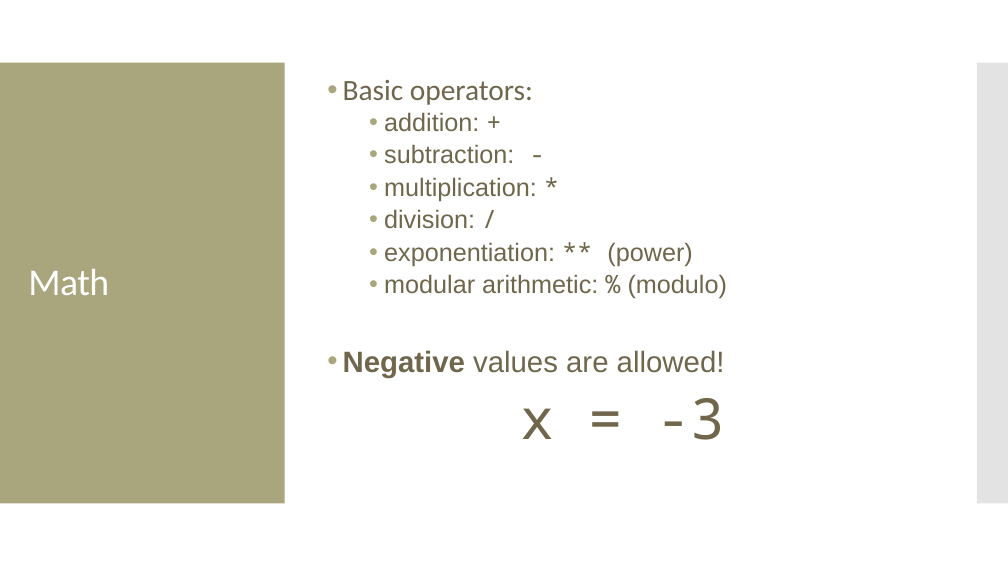
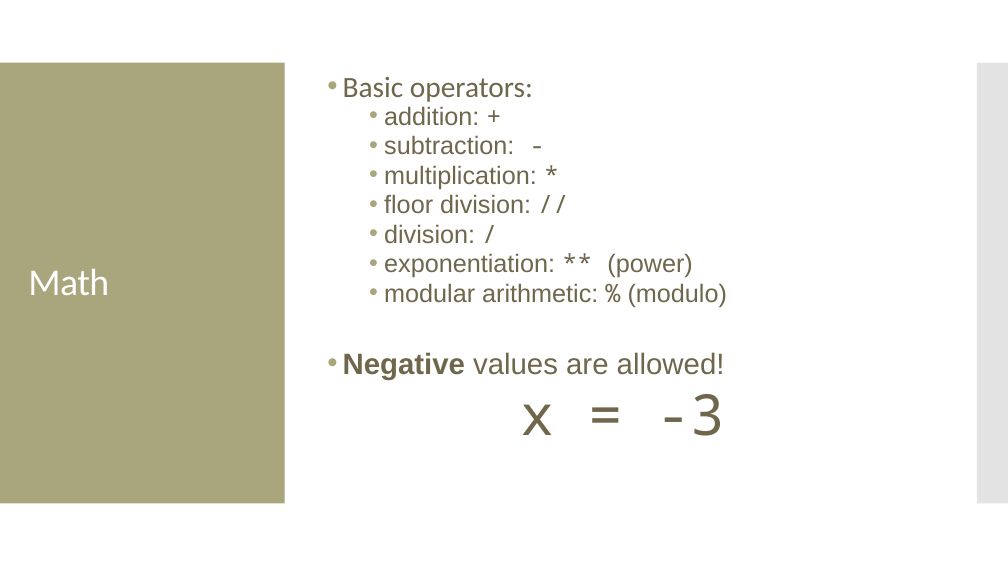
Before and after one commit to amosca01/CAIS117-S24, a slide deck: slide 14 of slides/06-numbers.pptx. Drawn at 1008x567 pixels with LibreOffice and Linux fonts; fonts in the diff are those of the drawing. Boxes give left, top, right and bottom in pixels: in the first picture for what was removed or moved away, otherwise in the second. Text is boxed around its words. In the diff, an @@ line names an element or a change of style, - is before the commit and + after.

```diff
--- a/slides/06-numbers.pptx
+++ b/slides/06-numbers.pptx
@@ text at [343, 77, 727, 436]: line spacing 0.9 to 0.8 @@
@@ text at [384, 194, 531, 214]: paragraph added @@
+  • floor division: //
```
Also in this commit, not shown: 1 other slide changed, 22 other files.
